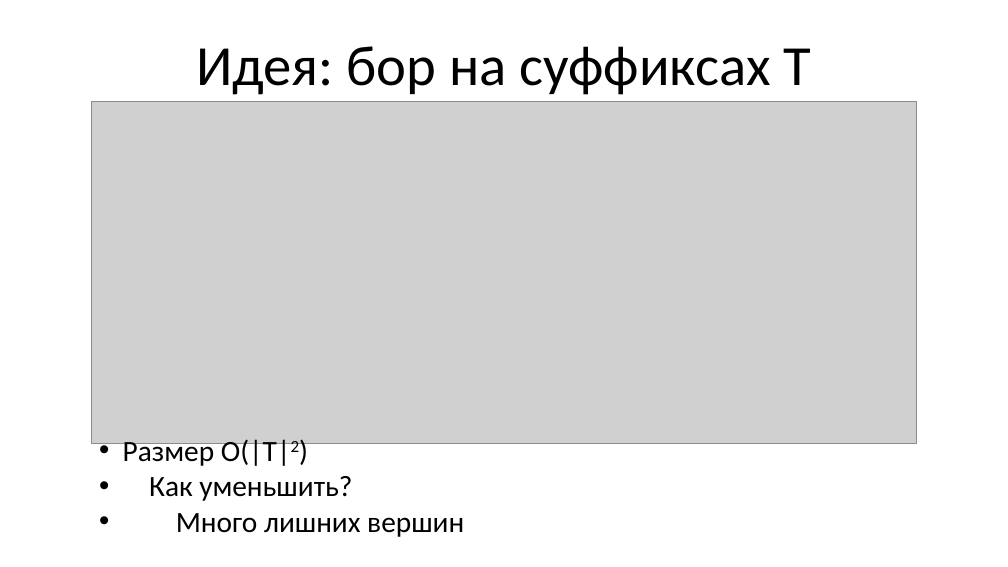
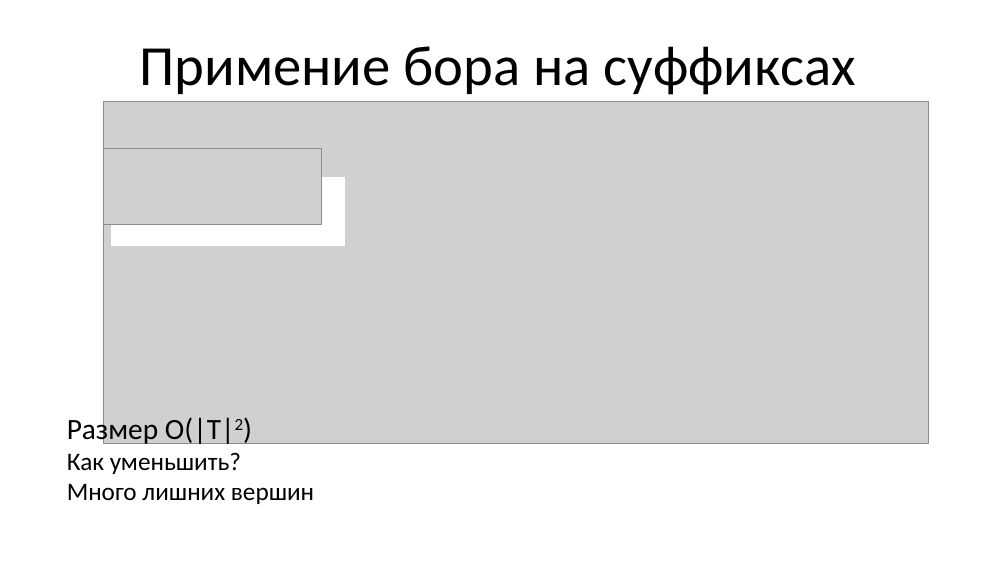
Before and after one commit to Pompon-Den/Suff-Tree-Algorithm-Ykkonen, a slide deck: slide 3 of Algorithm Ykkonena.pptx. Drawn at 1008x567 pixels with LibreOffice and Linux fonts; fonts in the diff are those of the drawing; grey boxes stand for pictures. Boxes give left, top, right and bottom in pixels: in the first picture for what was removed or moved away, otherwise in the second. Text is boxed around its words. In the diff, an @@ line names an element or a change of style, - is before the commit and + after.

```diff
--- a/Algorithm Ykkonena.pptx
+++ b/Algorithm Ykkonena.pptx
@@ title at [139,46,856,95]: text changed @@
-Идея: бор на суффиксах Т
+Примение бора на суффиксах
@@ picture: place and size @@
-picture at [91,101,917,444]
+picture at [104,101,929,444]
@@ rectangle added at [104,148,274,198], fill #FFFFFF, outline #FFFFFF 1 pt @@
@@ picture added at [104,148,322,225] @@
@@ rectangle added at [111,178,345,246], fill #FFFFFF, outline #FFFFFF 1 pt @@
@@ text "Размер О(|Т|2)": place and size @@
-text "Размер О(|Т|2)" at [123,437,464,537]
+text "Размер О(|Т|2)" at [67,414,314,504]
@@ text "Размер О(|Т|2)" at [67,414,314,504]: size 28 to 24 pt in "Как уменьшить?", "Много лишних вершин"; bullet • to none @@
```
Also in this commit, not shown: 11 other slides changed, 1 slide removed, 1 other file.
